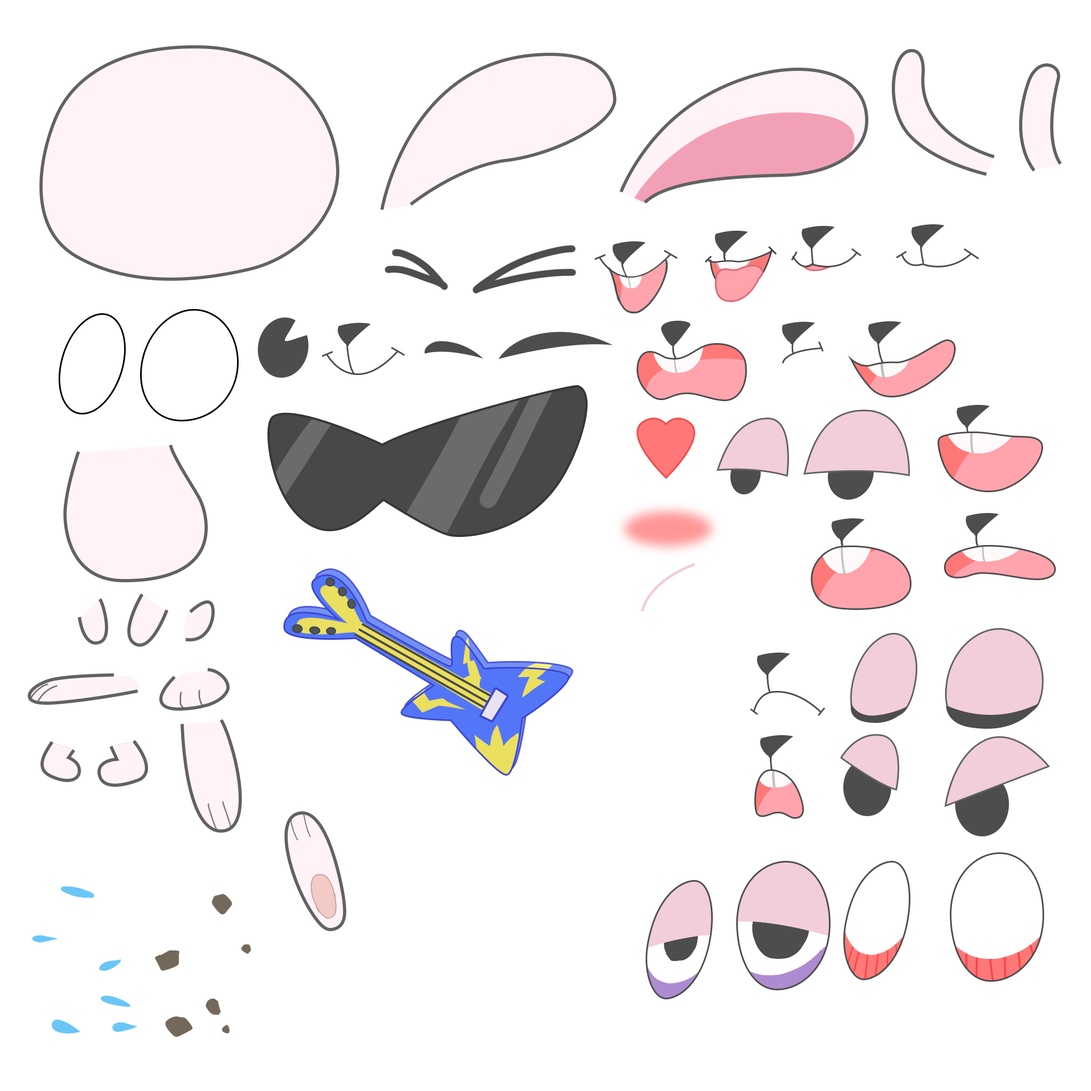
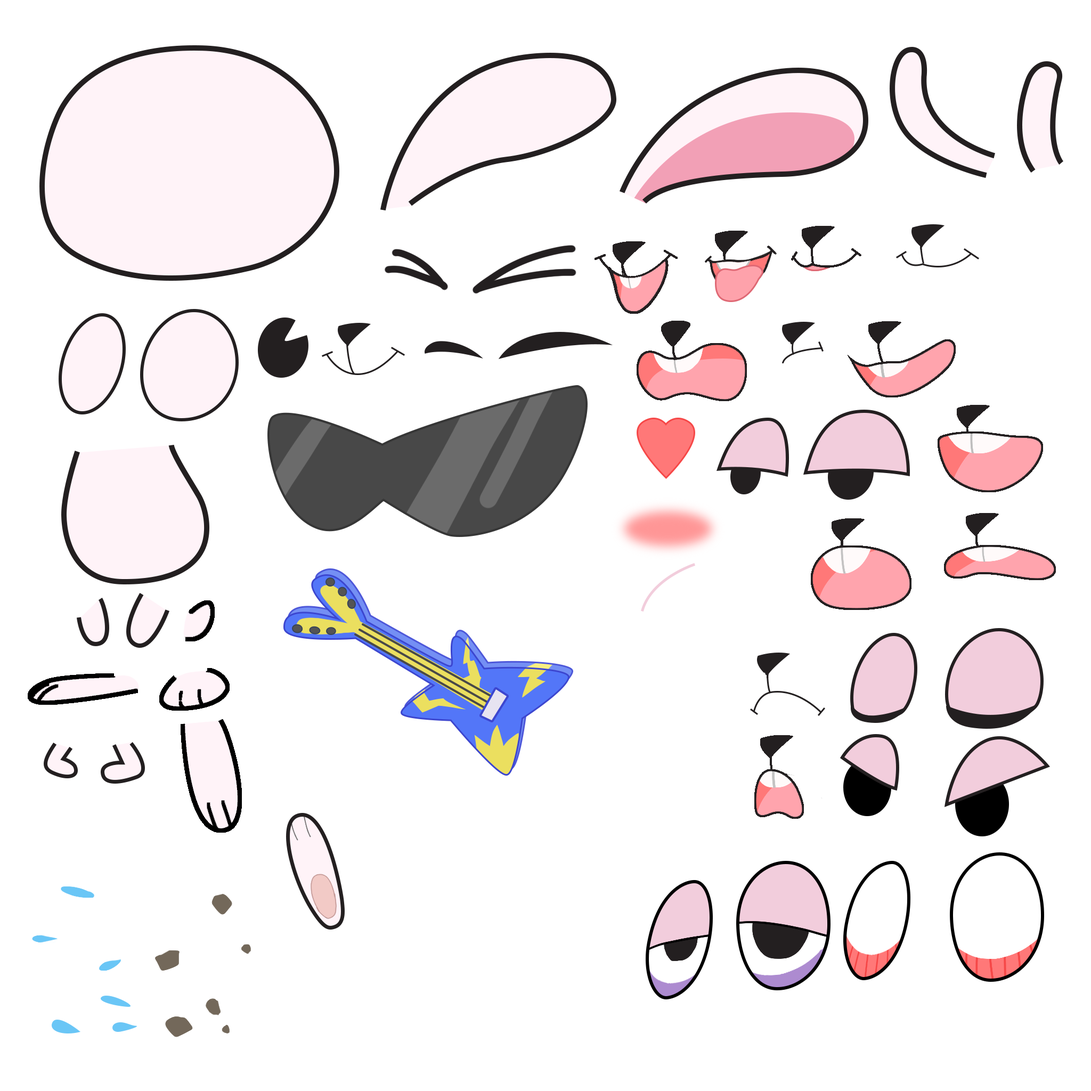
Comparing the layer stacks of the two 1091x1091 images. Changes:
painted on "Ellipse 4 copy" over [736, 861, 831, 991]
painted on "Ellipse 5 copy" over [645, 880, 714, 1000]
painted on "Shape 37" over [890, 46, 996, 179]
painted on "Ellipse 5" over [843, 861, 911, 981]
painted on "Ellipse 4" over [950, 852, 1045, 983]
painted on "Shape 30" over [944, 736, 1051, 808]
painted on "mat trai copy" over [945, 628, 1045, 724]
added layer "Layer 15 copy" in group "Group 2" over [811, 518, 912, 611]
added layer "Shape 27 copy" in group "Group 2" over [944, 513, 1057, 581]
added layer "Shape 25 copy" in group "Group 2" over [938, 405, 1044, 493]
painted on "Shape 21" over [803, 409, 911, 477]
added layer "Layer 13 copy" in group "Group 1" over [847, 321, 957, 398]
added layer "Shape 15 copy" in group "Group 1" over [636, 320, 748, 402]
painted on "Layer 8" over [384, 245, 577, 295]
added layer "mieng copy 2" in group "rabbit copy" over [594, 241, 678, 314]
painted on "mat trai" (1st of 2, in "rabbit copy") over [140, 309, 239, 422]
painted on "mat phai" (1st of 2, in "rabbit copy") over [58, 313, 126, 415]
painted on "dau" (1st of 2, in "rabbit copy") over [39, 45, 340, 281]
painted on "tai trai" (1st of 2, in "rabbit copy") over [619, 67, 869, 204]
painted on "tai phai" (1st of 2, in "rabbit copy") over [380, 52, 617, 211]
painted on "Shape 39" over [284, 811, 347, 932]
painted on "minh" (1st of 2, in "rabbit copy") over [61, 445, 210, 585]
added layer "Layer 25" in group "rabbit copy" over [27, 600, 242, 834]
added layer "duoi copy" in group "rabbit copy" over [27, 600, 242, 834]
…and 27 more changes (3 added, 24 painted)
